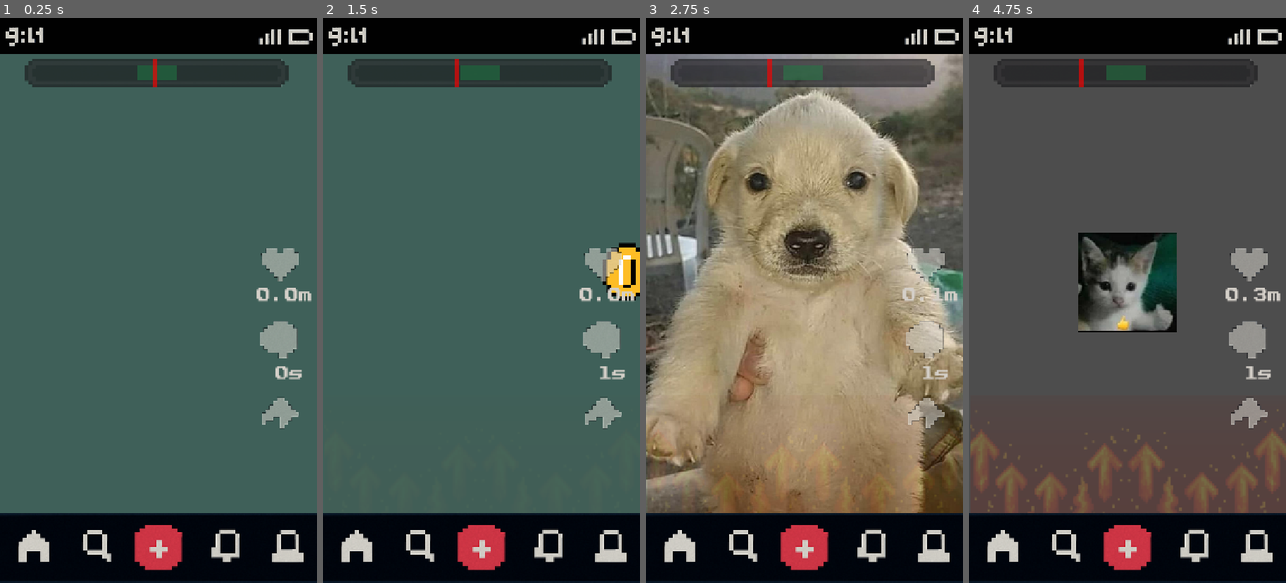
Above: before the commit, frames 1-4 (left to right).
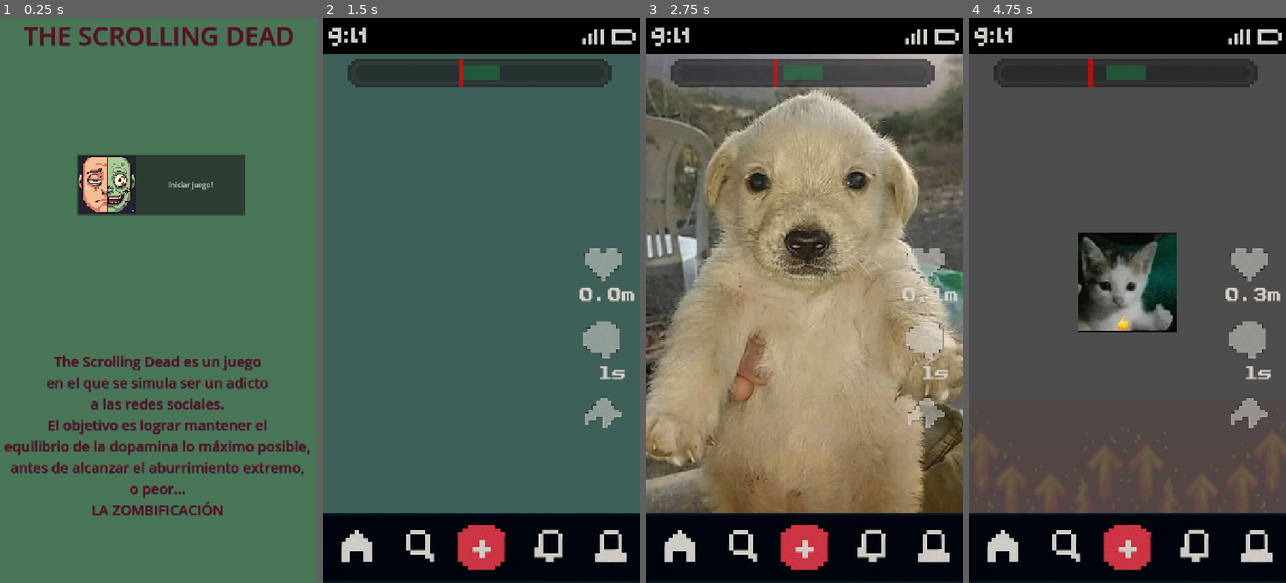
Above: after the commit, the same moments.

Repository: dddaavo/ipv-final-boss-the-scrolling-dead
Game: Godot game, scene res://main_menu.tscn
The game is run twice, just before and just after one commit, with the same random seed, the same clock (stepped at 60 frames per second) and the same inputs. Before the commit the project starts from res://src/main.tscn.
Inputs (mouse positions are in pixels of both pictures, inside the frame that each line leads up to):
- Up to frame 1 (0.25 s): no input
- Up to frame 2 (1.5 s): click (484, 187) at 0.5 s, where only the run after the commit has a clickable "Iniciar juego!"; drag from (326, 306) to (513, 176) at 1.27 s
- Up to frame 3 (2.75 s): drag from (741, 328) to (788, 413) at 2.02 s
- Up to frame 4 (4.75 s): move the mouse to (1159, 176) at 2.77 s; click (1159, 176) at 2.92 s; drag from (1111, 413) to (1032, 215) at 3.52 s; move the mouse to (1222, 385) at 4.27 s; click (1222, 385) at 4.42 s

The runs differ from the first frame. In frame 1, 34% of the frame differs, in the area x 0-100%, y 0-100%; in frame 2, 1.1%; in frame 3, 0.1%; in frame 4, 0.2%.

Commit message:
Main menu completo para 2do checkpoint. Initialize del juego a mejorarse

Diff:
--- /dev/null
+++ b/the-scrolling-dead/main_menu.tscn
@@ -0,0 +1,93 @@
+[gd_scene load_steps=7 format=3 uid="uid://c0wroa1sk1xif"]
+
+[ext_resource type="Script" uid="uid://ca4cvyxtqu2h" path="res://menu.gd" id="1_06t4h"]
+[ext_resource type="PackedScene" uid="uid://b6gxm6trluke2" path="res://src/main.tscn" id="2_7vrkn"]
+[ext_resource type="Texture2D" uid="uid://i07ngvxv8ynd" path="res://assets/icon.jpg" id="3_fu7sn"]
+
+[sub_resource type="SystemFont" id="SystemFont_7vrkn"]
+
+[sub_resource type="LabelSettings" id="LabelSettings_jix8l"]
+font = SubResource("SystemFont_7vrkn")
+font_size = 58
+font_color = Color(0.40209287, 0.039474964, 0.067488834, 0.827451)
+outline_color = Color(0, 0, 0, 1)
+shadow_color = Color(0.16326049, 0.15658212, 0.33565503, 0.7921569)
+
+[sub_resource type="LabelSettings" id="LabelSettings_fu7sn"]
+font = SubResource("SystemFont_7vrkn")
+font_size = 32
+font_color = Color(0.40209287, 0.039474964, 0.067488834, 0.827451)
+outline_color = Color(0, 0, 0, 1)
+shadow_color = Color(0.16326049, 0.15658212, 0.33565503, 0.7921569)
+
+[node name="MainMenu" type="Control"]
+layout_mode = 3
+anchors_preset = 15
+anchor_right = 1.0
+anchor_bottom = 1.0
+grow_horizontal = 2
+grow_vertical = 2
+script = ExtResource("1_06t4h")
+main_scene = ExtResource("2_7vrkn")
+
+[node name="Background" type="ColorRect" parent="."]
+layout_mode = 1
+anchors_preset = 15
+anchor_right = 1.0
+anchor_bottom = 1.0
+grow_horizontal = 2
+grow_vertical = 2
+color = Color(0.2818396, 0.51540715, 0.34973717, 0.7529412)
+
+[node name="Title" type="Label" parent="."]
+layout_mode = 1
+anchors_preset = 5
+anchor_left = 0.5
+anchor_right = 0.5
+offset_left = -307.5
+offset_right = 307.5
+offset_bottom = 88.0
+grow_horizontal = 2
+text = "THE SCROLLING DEAD"
+label_settings = SubResource("LabelSettings_jix8l")
+
+[node name="StartButton" type="Button" parent="."]
+layout_mode = 1
+anchors_preset = 8
+anchor_left = 0.5
+anchor_top = 0.5
+anchor_right = 0.5
+anchor_bottom = 0.5
+offset_left = -185.0
+offset_top = -331.0
+offset_right = 197.0
+offset_bottom = -193.0
+grow_horizontal = 2
+grow_vertical = 2
+text = "Iniciar juego!"
+icon = ExtResource("3_fu7sn")
+expand_icon = true
+
+[node name="Rules" type="Label" parent="."]
+layout_mode = 1
+anchors_preset = 7
+anchor_left = 0.5
+anchor_top = 1.0
+anchor_right = 0.5
+anchor_bottom = 1.0
+offset_left = -632.0
+offset_top = -525.0
+offset_right = 626.0
+offset_bottom = 128.0
+grow_horizontal = 2
+grow_vertical = 0
+text = "The Scrolling Dead es un juego
+en el que se simula ser un adicto
+a las redes sociales.
+El objetivo es lograr mantener el
+equilibrio de la dopamina lo máximo posible,
+antes de alcanzar el aburrimiento extremo,
+o peor...
+LA ZOMBIFICACIÓN"
+label_settings = SubResource("LabelSettings_fu7sn")
+horizontal_alignment = 1
--- /dev/null
+++ b/the-scrolling-dead/menu.gd
@@ -0,0 +1,9 @@
+extends Control
+
+@export var main_scene: PackedScene
+
+func _ready():
+	$StartButton.pressed.connect(_on_start_pressed)
+
+func _on_start_pressed():
+	get_tree().change_scene_to_packed(main_scene)
--- a/the-scrolling-dead/project.godot
+++ b/the-scrolling-dead/project.godot
@@ -11,7 +11,7 @@
 [application]
 
 config/name="the scrolling dead"
-run/main_scene="uid://b6gxm6trluke2"
+run/main_scene="uid://c0wroa1sk1xif"
 config/features=PackedStringArray("4.5", "GL Compatibility")
 config/icon="res://icon.svg"
 
--- a/the-scrolling-dead/src/main.gd
+++ b/the-scrolling-dead/src/main.gd
@@ -3,6 +3,8 @@
 @onready var score_manager = $Home/ScoreManager
 @onready var score_screen = $ScoreScreen
 @onready var slider_main_scene = $SliderMainScene
+
+var game_started: bool = false
 
 func _ready() -> void:
 	# Conectar señal de game over del score manager
@@ -16,6 +18,23 @@
 	# Conectar señal de scroll directamente al score manager
 	if slider_main_scene and score_manager:
 		slider_main_scene.scrolled.connect(score_manager.add_scroll)
+
+	call_deferred("start_game")
+
+func start_game():
+	if game_started:
+		return
+	game_started = true
+	print("¡Juego empezado!")
+
+	if DopamineManager:
+		DopamineManager.reset_game()
+
+	if score_manager:
+		score_manager.reset_score()
+
+	if score_screen:
+		score_screen.hide_score_screen()
 
 func _on_game_over(final_score: float):
 	print("Game Over! Final Score: ", final_score)
Binary file added: the-scrolling-dead/assets/icon.jpg
Not shown, added: the-scrolling-dead/assets/icon.jpg.import
Not shown, added: the-scrolling-dead/menu.gd.uid
